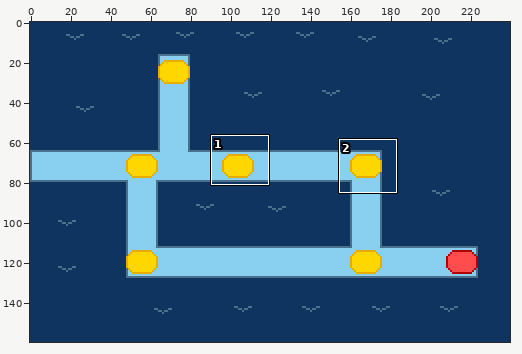
Pixel-art file -- assets/aseprite-files/map-world1.aseprite. Above, an overview of the earlier version with the close-up marked.
Close-up. Before the edit:
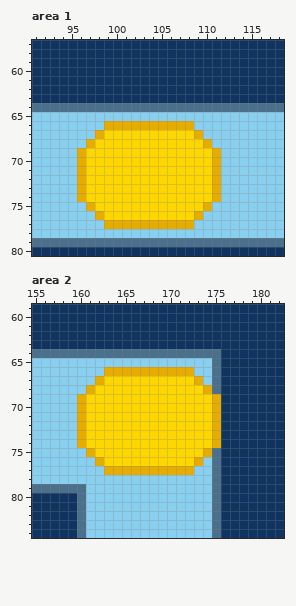
240x160 pixels, 1 frame. Shown: area 1: x 91..118, y 57..80; area 2: x 155..182, y 59..84.
The same view after the edit:
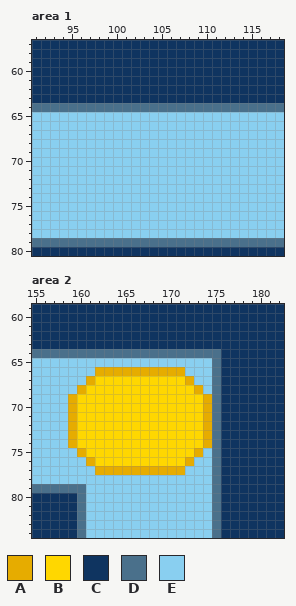
Palette (. is transparent): A #e6ac00  B #ffd700  C #0f3460  D #4a708b  E #89cff0
Change:
Area 1:
y 66: x 99..108 AAAAAAAAAA -> EEEEEEEEEE
y 67: x 98..109 ABBBBBBBBBBA -> EEEEEEEEEEEE
y 68: x 97..110 ABBBBBBBBBBBBA -> EEEEEEEEEEEEEE
y 69..74: x 96..111 ABBBBBBBBBBBBBBA -> EEEEEEEEEEEEEEEE
y 75: x 97..110 ABBBBBBBBBBBBA -> EEEEEEEEEEEEEE
y 76: x 98..109 ABBBBBBBBBBA -> EEEEEEEEEEEE
y 77: x 99..108 AAAAAAAAAA -> EEEEEEEEEE
Area 2:
y 66: x 162 E -> A; x 172 A -> E
y 67: x 161..162 EA -> AB; x 172..173 BA -> AE
y 68: x 160..161 EA -> AB; x 173..174 BA -> AE
y 69..74: x 159..160 EA -> AB; x 174..175 BA -> AD
y 75: x 160..161 EA -> AB; x 173..174 BA -> AE
y 76: x 161..162 EA -> AB; x 172..173 BA -> AE
y 77: x 162 E -> A; x 172 A -> E
Changed places in both close-ups, as pixel boxes (x1, y1, x2, y2):
changed: (77, 121, 221, 229)
changed: (68, 367, 104, 475)
changed: (185, 367, 221, 475)
